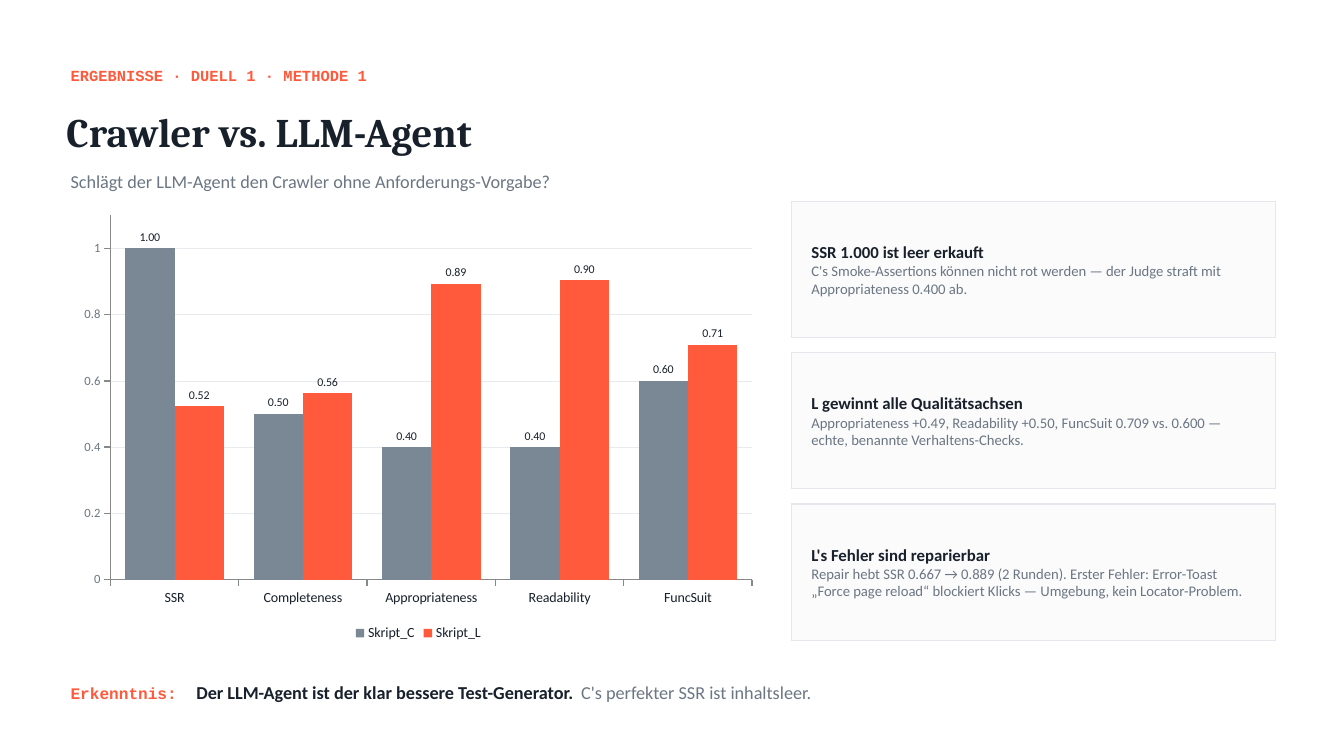
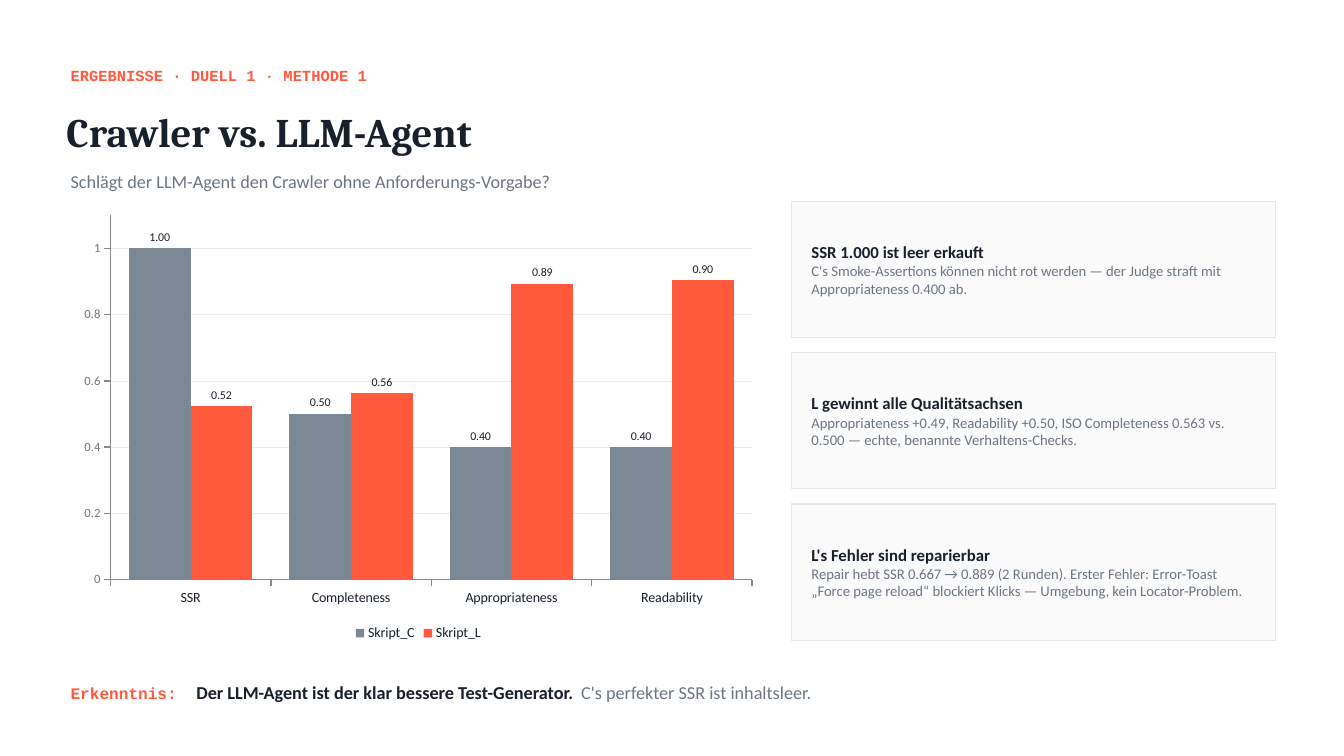
Before and after one commit to philippmelikidis/testgeneration-benchmark, a slide deck: slide 12 of presentation/Endpraesentation_LLM_vs_Crawler_v2.pptx. Drawn at 1344x756 pixels with LibreOffice and Linux fonts; fonts in the diff are those of the drawing. Boxes give left, top, right and bottom in pixels: in the first picture for what was removed or moved away, otherwise in the second. Text is boxed around its words. In the diff, an @@ line names an element or a change of style, - is before the commit and + after.

```diff
--- a/presentation/Endpraesentation_LLM_vs_Crawler_v2.pptx
+++ b/presentation/Endpraesentation_LLM_vs_Crawler_v2.pptx
@@ column chart at box(71, 207, 766, 645) @@
-categories: SSR, Completeness, Appropriateness, Readability, FuncSuit
+categories: SSR, Completeness, Appropriateness, Readability
-Skript_C: 1, 0.5, 0.4, 0.4, 0.6
+Skript_C: 1, 0.5, 0.4, 0.4
-Skript_L: 0.52, 0.56, 0.89, 0.9, 0.71
+Skript_L: 0.52, 0.56, 0.89, 0.9
@@ text at box(811, 397, 1225, 447): text changed @@
-L gewinnt alle Qualitätsachsen
-Appropriateness +0.49, Readability +0.50, FuncSuit 0.709 vs. 0.600 — echte, benannte Verhaltens-Checks.
+L gewinnt alle Qualitätsachsen
+Appropriateness +0.49, Readability +0.50, ISO Completeness 0.563 vs. 0.500 — echte, benannte Verhaltens-Checks.
```
Also in this commit, not shown: 6 other slides changed, 3 other files.
